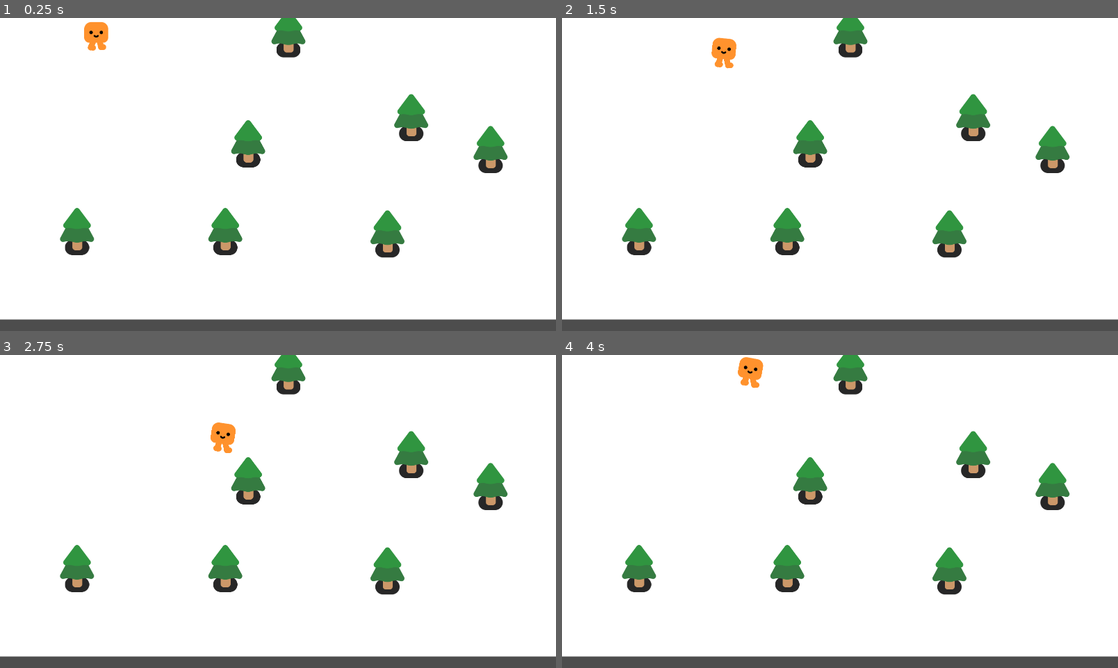
Above: before the commit, frames 1-4 (two rows, left to right).
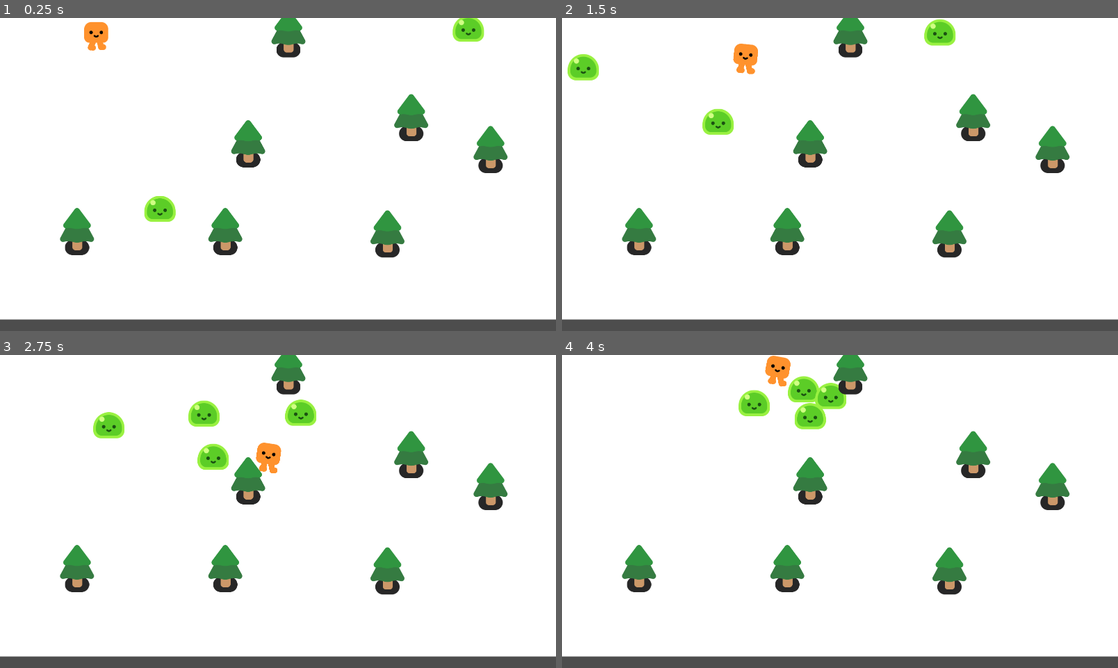
Above: after the commit, the same moments.

Repository: Akapaya/2D-SurvivalGodot
Game: Godot game, scene res://survivors_game.tscn
The game is run twice, just before and just after one commit, with the same random seed, the same clock (stepped at 60 frames per second) and the same inputs. Before the commit the project has no main scene; this scene is started directly in both runs.
Inputs:
- Up to frame 1 (0.25 s): no input
- Up to frame 2 (1.5 s): hold D (move_right) 0.53-1.28 s; hold S (move_down) from 1.28 s (still down)
- Up to frame 3 (2.75 s): release S (move_down) at 2.03 s; hold D (move_right) from 2.03 s (still down)
- Up to frame 4 (4 s): release D (move_right) at 2.78 s; hold W (move_up) 2.78-3.53 s; hold A (move_left) from 3.53 s (still down)

The runs differ from the first frame. In frame 1, 0.8% of the frame differs, in the area x 25-88%, y 0-66%; in frame 2, 1.9%; in frame 3, 2.3%, in the area x 16-57%, y 14-38%; in frame 4, 2.2%.

Commit message:
Created the slime enemy
Created the slime enemy

Diff:
--- /dev/null
+++ b/Fabs/Mobs/Slime1.gd
@@ -0,0 +1,13 @@
+extends CharacterBody2D
+
+@export var moveVelocity = 300
+
+var playerTarget
+
+func _ready():
+	playerTarget = get_node("/root/Game/Player")
+
+func _physics_process(delta):
+	var direction = global_position.direction_to(playerTarget.global_position)
+	velocity = direction * moveVelocity
+	move_and_slide()
--- /dev/null
+++ b/Fabs/Mobs/Slime1.tscn
@@ -0,0 +1,17 @@
+[gd_scene load_steps=4 format=3 uid="uid://p8fm7j7vir6p"]
+
+[ext_resource type="Script" path="res://Fabs/Mobs/Slime1.gd" id="1_3e74n"]
+[ext_resource type="PackedScene" uid="uid://ogik4s70pgwl" path="res://characters/slime/slime.tscn" id="1_42ef7"]
+
+[sub_resource type="CircleShape2D" id="CircleShape2D_4utpi"]
+radius = 46.0109
+
+[node name="Mob" type="CharacterBody2D"]
+script = ExtResource("1_3e74n")
+moveVelocity = 250
+
+[node name="Slime" parent="." instance=ExtResource("1_42ef7")]
+
+[node name="CollisionShape2D" type="CollisionShape2D" parent="."]
+position = Vector2(0, -29)
+shape = SubResource("CircleShape2D_4utpi")
--- a/project.godot
+++ b/project.godot
@@ -75,6 +75,7 @@
 [application]
 
 config/name="Your First 2D Game With Godot 4: START (GDQuest)"
+run/main_scene="res://survivors_game.tscn"
 config/features=PackedStringArray("4.2", "Forward Plus")
 config/icon="res://icon.png"
 
--- a/survivors_game.tscn
+++ b/survivors_game.tscn
@@ -1,7 +1,8 @@
-[gd_scene load_steps=3 format=3 uid="uid://bffeo51uuueyf"]
+[gd_scene load_steps=4 format=3 uid="uid://bffeo51uuueyf"]
 
 [ext_resource type="PackedScene" uid="uid://cnqemgq8yr2m6" path="res://Player.tscn" id="1_utxvu"]
 [ext_resource type="PackedScene" uid="uid://xt5kjhxr6kpa" path="res://Fabs/Environment/tree1.tscn" id="2_1x4l1"]
+[ext_resource type="PackedScene" uid="uid://p8fm7j7vir6p" path="res://Fabs/Mobs/Slime1.tscn" id="3_2yr8q"]
 
 [node name="Game" type="Node2D"]
 y_sort_enabled = true
@@ -14,51 +15,66 @@
 
 [node name="Player" parent="." instance=ExtResource("1_utxvu")]
 position = Vector2(335, 107)
+moveVelocity = 400
 
-[node name="Tree1" parent="." instance=ExtResource("2_1x4l1")]
+[node name="Mob" parent="." instance=ExtResource("3_2yr8q")]
+position = Vector2(727, -370)
+
+[node name="Trees" type="Node" parent="."]
+
+[node name="Tree1" parent="Trees" instance=ExtResource("2_1x4l1")]
 position = Vector2(857, 422)
 
-[node name="Tree2" parent="." instance=ExtResource("2_1x4l1")]
+[node name="Tree2" parent="Trees" instance=ExtResource("2_1x4l1")]
 position = Vector2(1013, -308)
 
-[node name="Tree3" parent="." instance=ExtResource("2_1x4l1")]
+[node name="Tree3" parent="Trees" instance=ExtResource("2_1x4l1")]
 position = Vector2(342, -310)
 
-[node name="Tree4" parent="." instance=ExtResource("2_1x4l1")]
+[node name="Tree4" parent="Trees" instance=ExtResource("2_1x4l1")]
 position = Vector2(-122, 337)
 
-[node name="Tree5" parent="." instance=ExtResource("2_1x4l1")]
+[node name="Tree5" parent="Trees" instance=ExtResource("2_1x4l1")]
 position = Vector2(-433, -95)
 
-[node name="Tree6" parent="." instance=ExtResource("2_1x4l1")]
+[node name="Tree6" parent="Trees" instance=ExtResource("2_1x4l1")]
 position = Vector2(266, 725)
 
-[node name="Tree7" parent="." instance=ExtResource("2_1x4l1")]
+[node name="Tree7" parent="Trees" instance=ExtResource("2_1x4l1")]
 position = Vector2(1420, 332)
 
-[node name="Tree8" parent="." instance=ExtResource("2_1x4l1")]
+[node name="Tree8" parent="Trees" instance=ExtResource("2_1x4l1")]
 position = Vector2(1307, -124)
 
-[node name="Tree9" parent="." instance=ExtResource("2_1x4l1")]
+[node name="Tree9" parent="Trees" instance=ExtResource("2_1x4l1")]
 position = Vector2(996, 43)
 
-[node name="Tree10" parent="." instance=ExtResource("2_1x4l1")]
+[node name="Tree10" parent="Trees" instance=ExtResource("2_1x4l1")]
 position = Vector2(-139, -446)
 
-[node name="Tree11" parent="." instance=ExtResource("2_1x4l1")]
+[node name="Tree11" parent="Trees" instance=ExtResource("2_1x4l1")]
 position = Vector2(-588, 275)
 
-[node name="Tree12" parent="." instance=ExtResource("2_1x4l1")]
+[node name="Tree12" parent="Trees" instance=ExtResource("2_1x4l1")]
 position = Vector2(-489, 733)
 
-[node name="Tree13" parent="." instance=ExtResource("2_1x4l1")]
+[node name="Tree13" parent="Trees" instance=ExtResource("2_1x4l1")]
 position = Vector2(778, 725)
 
-[node name="Tree14" parent="." instance=ExtResource("2_1x4l1")]
+[node name="Tree14" parent="Trees" instance=ExtResource("2_1x4l1")]
 position = Vector2(1680, -463)
 
-[node name="Tree15" parent="." instance=ExtResource("2_1x4l1")]
+[node name="Tree15" parent="Trees" instance=ExtResource("2_1x4l1")]
 position = Vector2(1338, 733)
 
-[node name="Tree16" parent="." instance=ExtResource("2_1x4l1")]
+[node name="Tree16" parent="Trees" instance=ExtResource("2_1x4l1")]
 position = Vector2(1694, 442)
+
+[node name="Mob2" parent="." instance=ExtResource("3_2yr8q")]
+position = Vector2(574, 753)
+
+[node name="Mob3" parent="." instance=ExtResource("3_2yr8q")]
+position = Vector2(-291, 289)
+
+[node name="Mob4" parent="." instance=ExtResource("3_2yr8q")]
+position = Vector2(1680, 71)
